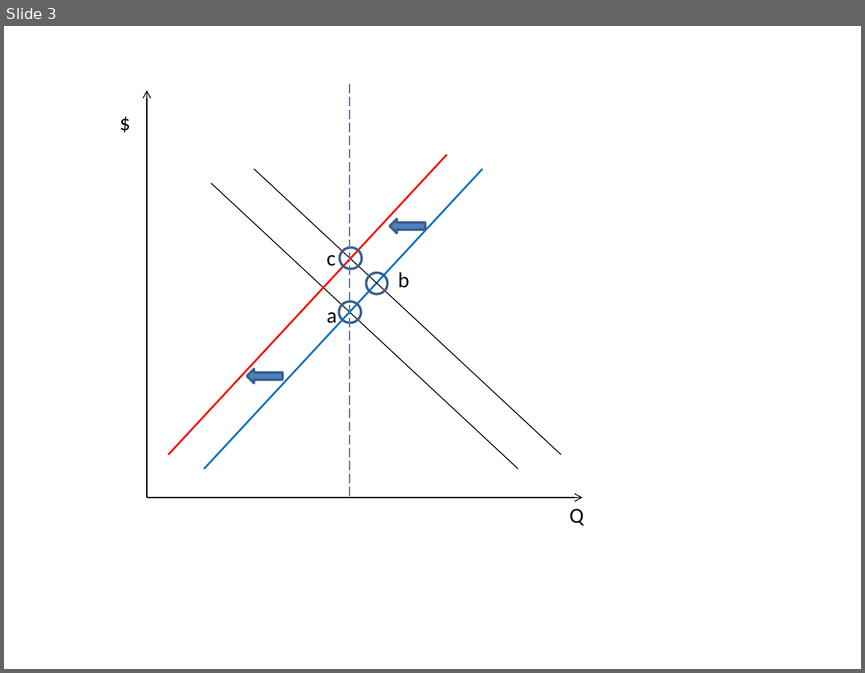
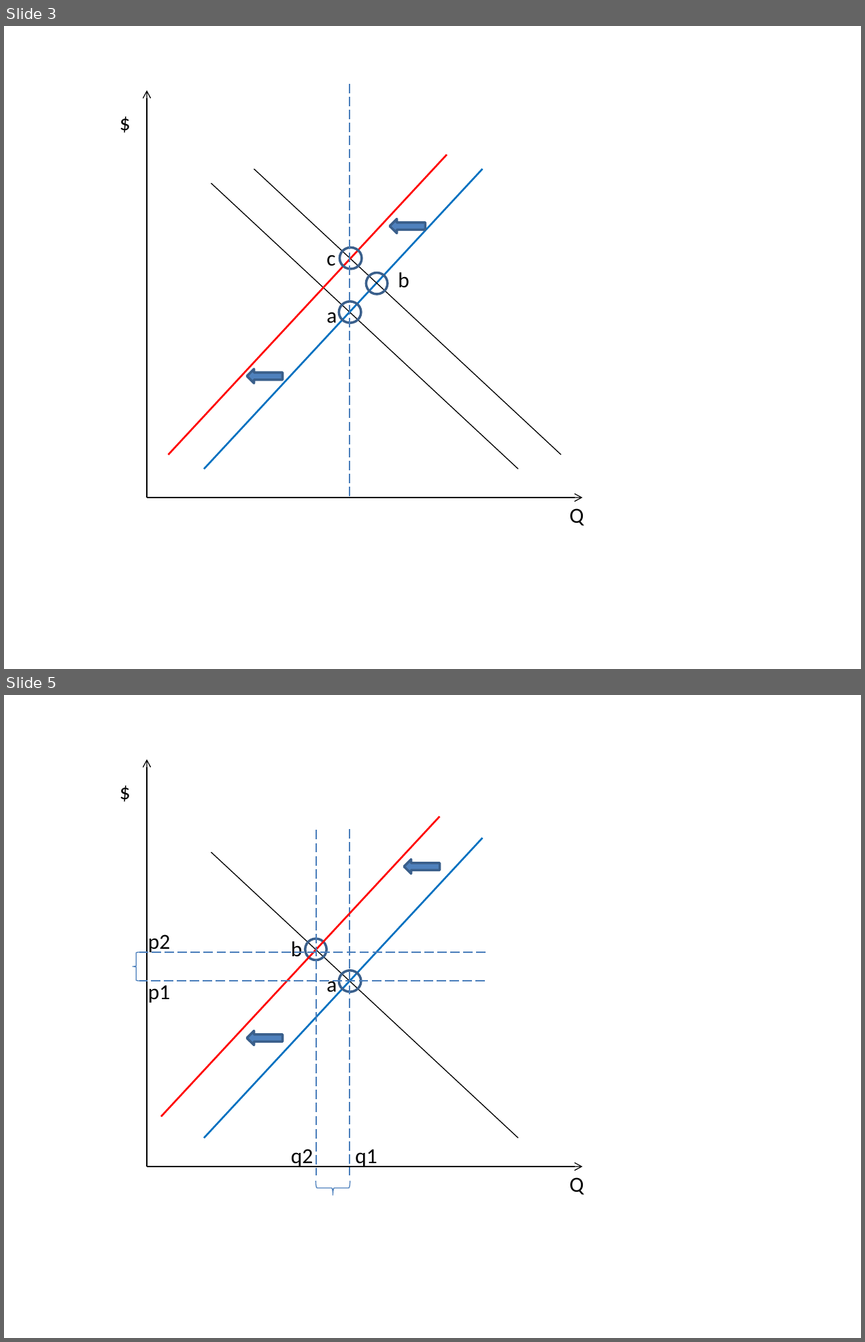
Before and after one commit to fkfouri/vegetable_oil_mkt, a slide deck: images/graficos.pptx. Shown one above the other, each under a label of ours: slide 3 before the commit, slides 3 and 5 after it; the slides between them are not shown. The pictures are 865x673 and 865x1342 pixels, drawn with LibreOffice and Linux fonts; fonts in the diff are those of the drawing. Boxes give left, top, right and bottom in pixels: in the first picture for what was removed or moved away, otherwise in the second. Text is boxed around its words. In the diff, an @@ line names an element or a change of style, - is before the commit and + after.

```diff
--- a/images/graficos.pptx
+++ b/images/graficos.pptx
@@ slide 5 added at [4, 695, 861, 1338], background #FFFFFF @@
@@ text added at [111, 774, 139, 808], 18 pt, text #000000 @@
+$
@@ arrow added from (147, 1166) to (147, 759), #000000 0.75 pt @@
@@ line added from (161, 1117) to (439, 817), #FF0000 1.5 pt @@
@@ line added from (316, 830) to (316, 1176), #4B7EBC 1 pt dashed @@
@@ line added from (349, 830) to (349, 1176), #4B7EBC 1 pt dashed @@
@@ line added from (204, 1138) to (482, 838), #0070C0 1.5 pt @@
@@ line added from (211, 852) to (518, 1138), #000000 0.75 pt @@
@@ right arrow added at [404, 860, 440, 874], fill #4F81BD, outline #3A5F8C 2 pt @@
@@ text added at [148, 934, 170, 953], 18 pt, text #000000 @@
+p2
@@ ellipse added at [305, 938, 326, 960], outline #3A5F8C 2 pt @@
@@ left brace added at [133, 952, 139, 981], outline #4B7EBC 0.75 pt @@
@@ line added from (485, 952) to (139, 952), #4B7EBC 1 pt dashed @@
@@ text added at [291, 941, 303, 957], 18 pt, text #000000 @@
+b
@@ text added at [326, 980, 337, 997], 18 pt, text #000000 @@
+a
@@ ellipse added at [339, 970, 361, 991], outline #3A5F8C 2 pt @@
@@ line added from (485, 981) to (139, 981), #4B7EBC 1 pt dashed @@
@@ text added at [148, 981, 170, 1002], 18 pt, text #000000 @@
+p1
@@ right arrow added at [247, 1031, 283, 1045], fill #4F81BD, outline #3A5F8C 2 pt @@
@@ text added at [291, 1149, 313, 1167], 18 pt, text #000000 @@
+q2
@@ text added at [355, 1149, 377, 1167], 18 pt, text #000000 @@
+q1
@@ arrow added from (147, 1166) to (582, 1166), #000000 0.75 pt @@
@@ right brace added at [315, 1181, 349, 1195], outline #4B7EBC 0.75 pt @@
@@ text added at [569, 1177, 583, 1195], 18 pt, text #000000 @@
+Q
```
Also in this commit, not shown: 1 other slide added, 4 other files.
